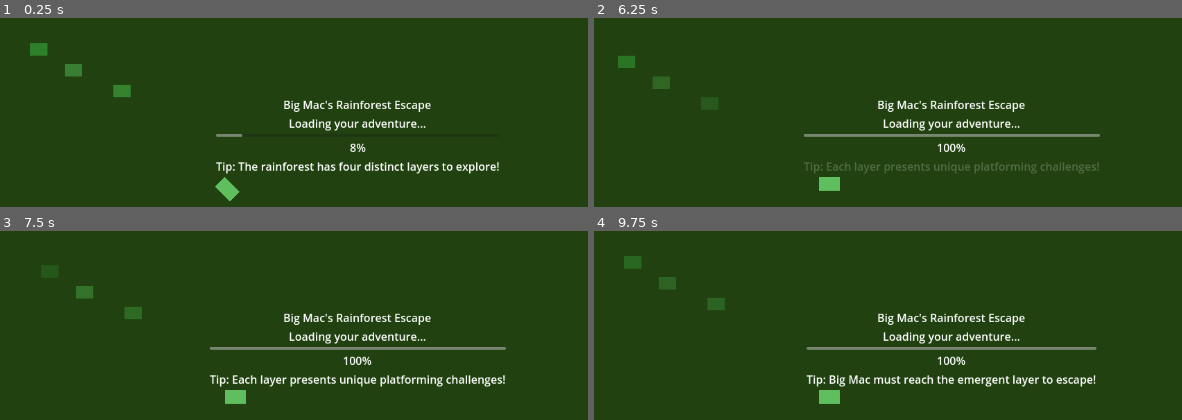
Above: before the commit, frames 1-4 (two rows, left to right).
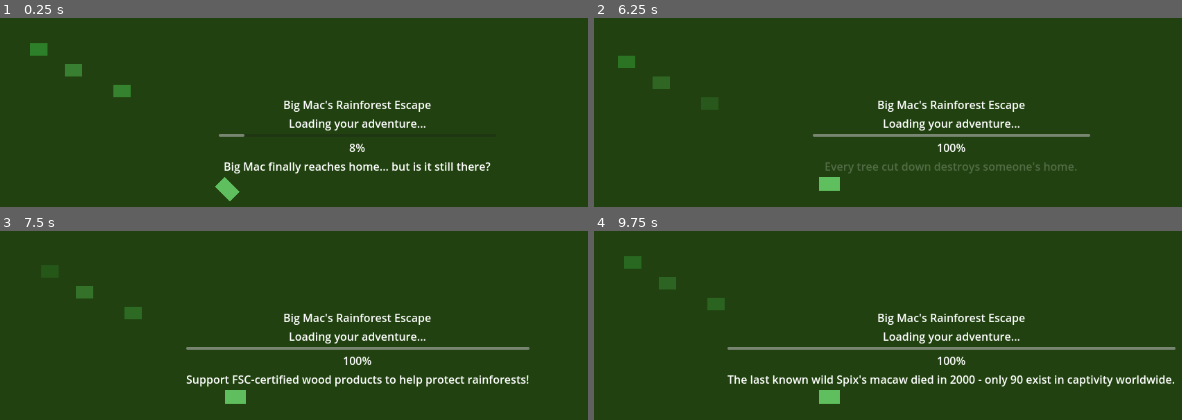
Above: after the commit, the same moments.

Repository: Myz09/hackumbc2025
Game: Godot game, scene res://loading_screen.tscn
The game is run twice, just before and just after one commit, with the same random seed, the same clock (stepped at 60 frames per second) and the same inputs. This scene is started directly instead of the project's main scene.
Inputs (mouse positions are in pixels of both pictures, inside the frame that each line leads up to):
- Up to frame 1 (0.25 s): no input
- Up to frame 2 (6.25 s): tap Enter (ui_accept) at 0.5, 0.77, 1.52, 3.02, 3.77, 4.52, 6.02 s; move the mouse to (1129, 178) at 0.52 s; hold Right (ui_right) 0.53-1.28 s; click (1129, 178) at 0.67 s; move the mouse to (outside the picture) at 1.27 s; hold Down (ui_down) 1.28-2.03 s; move the mouse to (1029, 101) at 2.02 s; hold Right (ui_right) 2.03-2.78 s; move the mouse to (outside the picture) at 2.77 s; hold Up (ui_up) 2.78-3.53 s; click (outside the picture) at 2.92 s; move the mouse to (outside the picture) at 3.52 s; hold Left (ui_left) 3.53-5.03 s; move the mouse to (711, 133) at 4.27 s; move the mouse to (993, 201) at 5.02 s; hold Down (ui_down) 5.03-5.78 s; click (993, 201) at 5.17 s; move the mouse to (829, 87) at 5.77 s; hold Right (ui_right) from 5.78 s (still down)
- Up to frame 3 (7.5 s): move the mouse to (535, 391) at 6.52 s; release Right (ui_right) at 6.53 s; hold Up (ui_up) 6.53-7.28 s; tap Enter (ui_accept) at 6.77, 7.25 s; move the mouse to (outside the picture) at 7.27 s; hold Right (ui_right) from 7.28 s (still down); click (outside the picture) at 7.42 s
- Up to frame 4 (9.75 s): tap Enter (ui_accept) at 7.52, 9.02 s; move the mouse to (1029, 314) at 8.02 s; release Right (ui_right) at 8.03 s; hold Down (ui_down) 8.03-8.78 s; move the mouse to (outside the picture) at 8.77 s; hold Left (ui_left) 8.78-9.53 s; move the mouse to (outside the picture) at 9.52 s; hold Up (ui_up) from 9.53 s (still down); click (outside the picture) at 9.67 s

The runs differ from the first frame. In frame 1, 1.6% of the frame differs, in the area x 36-85%, y 61-83%; in frame 2, 0.8%; in frame 3, 2.0%; in frame 4, 2.7%, in the area x 22-99%, y 61-83%.

Commit message:
Add randomized educational facts to loading screens
- Updated both loading_screen.gd and simple_loading.gd with comprehensive rainforest and macaw conservation facts
- Implemented true randomization to avoid repeating facts
- Added 25 educational facts across 5 categories:
  * Shocking deforestation statistics
  * Big Mac's species in danger
  * Rainforest layer facts
  * Conservation hope and solutions
  * Gameplay integration facts
- Facts now educate players about real conservation issues while loading
- Perfect alignment with game's educational mission

Diff:
--- a/loading_screen.gd
+++ b/loading_screen.gd
@@ -9,14 +9,40 @@
 @onready var spinning_leaf: ColorRect = $AnimatedElements/LoadingAnimation/SpinningLeaf
 
 var loading_tips: Array[String] = [
-	"Tip: The rainforest has four distinct layers to explore!",
-	"Tip: Collect nuts throughout your journey for points!",
-	"Tip: Each layer presents unique platforming challenges!",
-	"Tip: Big Mac must reach the emergent layer to escape!",
-	"Tip: Watch out for obstacles on the forest floor!",
-	"Tip: The canopy is where most rainforest life thrives!",
-	"Tip: Help Big Mac escape the deforestation threat!",
-	"Tip: Learn about rainforest conservation through gameplay!"
+	# Shocking Deforestation Statistics
+	"The tropics lost a record 6.7 million hectares of primary rainforest in 2024 - nearly the size of Panama!",
+	"18.7 million acres of forest are lost globally every year - that's 51,000 acres per day!",
+	"About 27 soccer fields of rainforest are destroyed every single minute!",
+	"80% of global deforestation is linked to agriculture for crops and livestock.",
+	"Deforestation accounts for about 7% of global emissions.",
+
+	# Big Mac's Species in Danger
+	"Most of the 17 species of macaws are endangered or extinct due to deforestation!",
+	"The last known wild Spix's macaw died in 2000 - only 90 exist in captivity worldwide.",
+	"Less than 50 Glaucous Macaws remain in the wild.",
+	"Only about 2,000 Scarlet Macaws exist in Costa Rica.",
+	"77% of captured parrots die during capture and transport to the pet trade.",
+
+	# Rainforest Layer Facts
+	"Only 2% of sunlight reaches the forest floor where Big Mac starts his journey!",
+	"5% of sunlight filters to the understory - most wildlife lives here!",
+	"90% of rainforest species live in the canopy layer!",
+	"The canopy forms a 'roof' 60-130 feet above the forest floor.",
+	"Rainforests produce 20% of Earth's oxygen!",
+
+	# Conservation Hope
+	"Deforestation rates declined by 49.5% in Brazil's first 9 months of 2023!",
+	"One rainforest tree can be home to over 400 insect species.",
+	"Macaws can live up to 100 years in the wild.",
+	"137 species are lost to deforestation every single day.",
+	"Support FSC-certified wood products to help protect rainforests!",
+
+	# Gameplay Integration
+	"Big Mac struggles in the darkness - just like real forest floors!",
+	"Navigate through dense growth like real rainforest animals!",
+	"Big Mac finally reaches home... but is it still there?",
+	"Like Big Mac, real rainforest species need our help!",
+	"Every tree cut down destroys someone's home."
 ]
 
 var current_tip_index: int = 0
@@ -28,6 +54,11 @@
 	# Set up the loading screen
 	setup_animations()
 	start_loading_animation()
+
+	# Show initial random tip
+	current_tip_index = randi() % loading_tips.size()
+	tip_label.text = loading_tips[current_tip_index]
+
 	start_tip_rotation()
 
 	# Start loading process
@@ -64,8 +95,11 @@
 	tip_tween.tween_callback(update_tip).set_delay(3.0)
 
 func update_tip():
-	current_tip_index = (current_tip_index + 1) % loading_tips.size()
-	tip_label.text = loading_tips[current_tip_index]
+	# Randomly select a new tip (avoid repeating the same one)
+	var new_index = current_tip_index
+	while new_index == current_tip_index and loading_tips.size() > 1:
+		new_index = randi() % loading_tips.size()
+	current_tip_index = new_index
 
 	# Fade effect for tip changes
 	var fade_tween = create_tween()
--- a/simple_loading.gd
+++ b/simple_loading.gd
@@ -5,14 +5,40 @@
 @onready var tip_label: Label = $VBoxContainer/LoadingTips/TipLabel
 
 var loading_tips: Array[String] = [
-	"Tip: The rainforest has four distinct layers to explore!",
-	"Tip: Collect nuts throughout your journey for points!",
-	"Tip: Each layer presents unique platforming challenges!",
-	"Tip: Big Mac must reach the emergent layer to escape!",
-	"Tip: Watch out for obstacles on the forest floor!",
-	"Tip: The canopy is where most rainforest life thrives!",
-	"Tip: Help Big Mac escape the deforestation threat!",
-	"Tip: Learn about rainforest conservation through gameplay!"
+	# Shocking Deforestation Statistics
+	"The tropics lost a record 6.7 million hectares of primary rainforest in 2024 - nearly the size of Panama!",
+	"18.7 million acres of forest are lost globally every year - that's 51,000 acres per day!",
+	"About 27 soccer fields of rainforest are destroyed every single minute!",
+	"80% of global deforestation is linked to agriculture for crops and livestock.",
+	"Deforestation accounts for about 7% of global emissions.",
+
+	# Big Mac's Species in Danger
+	"Most of the 17 species of macaws are endangered or extinct due to deforestation!",
+	"The last known wild Spix's macaw died in 2000 - only 90 exist in captivity worldwide.",
+	"Less than 50 Glaucous Macaws remain in the wild.",
+	"Only about 2,000 Scarlet Macaws exist in Costa Rica.",
+	"77% of captured parrots die during capture and transport to the pet trade.",
+
+	# Rainforest Layer Facts
+	"Only 2% of sunlight reaches the forest floor where Big Mac starts his journey!",
+	"5% of sunlight filters to the understory - most wildlife lives here!",
+	"90% of rainforest species live in the canopy layer!",
+	"The canopy forms a 'roof' 60-130 feet above the forest floor.",
+	"Rainforests produce 20% of Earth's oxygen!",
+
+	# Conservation Hope
+	"Deforestation rates declined by 49.5% in Brazil's first 9 months of 2023!",
+	"One rainforest tree can be home to over 400 insect species.",
+	"Macaws can live up to 100 years in the wild.",
+	"137 species are lost to deforestation every single day.",
+	"Support FSC-certified wood products to help protect rainforests!",
+
+	# Gameplay Integration
+	"Big Mac struggles in the darkness - just like real forest floors!",
+	"Navigate through dense growth like real rainforest animals!",
+	"Big Mac finally reaches home... but is it still there?",
+	"Like Big Mac, real rainforest species need our help!",
+	"Every tree cut down destroys someone's home."
 ]
 
 var current_tip_index: int = 0
@@ -22,6 +48,11 @@
 func _ready():
 	# Set up the loading screen
 	start_loading_animation()
+
+	# Show initial random tip
+	current_tip_index = randi() % loading_tips.size()
+	tip_label.text = loading_tips[current_tip_index]
+
 	start_tip_rotation()
 	start_loading()
 
@@ -36,7 +67,11 @@
 	tip_tween.tween_callback(update_tip).set_delay(3.0)
 
 func update_tip():
-	current_tip_index = (current_tip_index + 1) % loading_tips.size()
+	# Randomly select a new tip (avoid repeating the same one)
+	var new_index = current_tip_index
+	while new_index == current_tip_index and loading_tips.size() > 1:
+		new_index = randi() % loading_tips.size()
+	current_tip_index = new_index
 	tip_label.text = loading_tips[current_tip_index]
 
 func start_loading():
